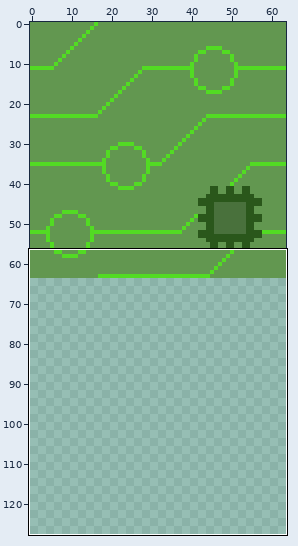
Sprite sheet: game/Assets/Textures/Motherboard_Tile_1.png. Above: a wide view before the commit, with the close-up outlined.
Close-up. First the earlier version:
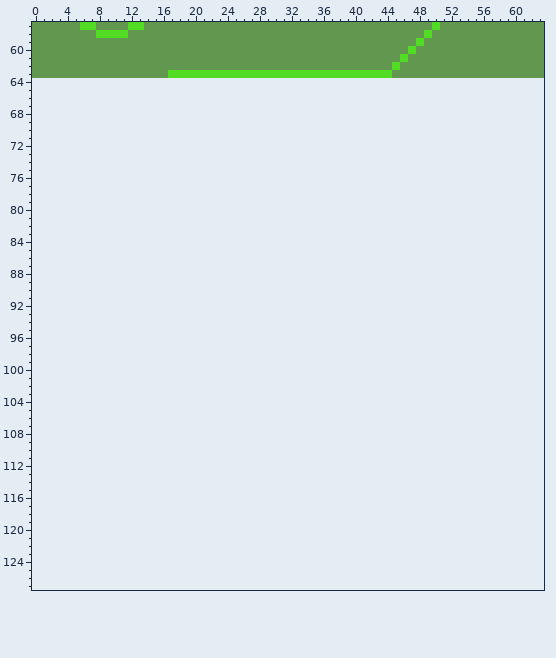
The file is 64x64 pixels. Shown: x 0..63, y 57..127. The old version is drawn lined up with the new one, on the new canvas.
Now the later version:
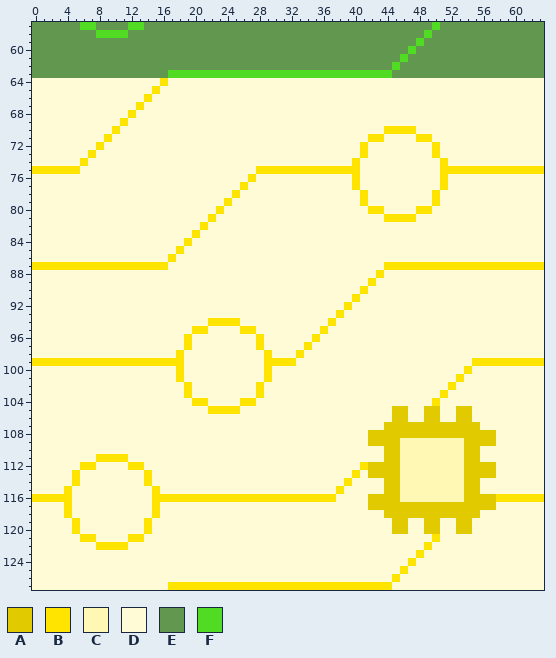
Palette (. is transparent): A #e2ca00  B #ffe400  C #fff8b5  D #fffbd6  E #629750  F #52db23
Diff:
canvas 64x64 -> 64x128
Changed rows in their new state; - is an unchanged pixel.
first column x 0:
 64 DDDDDDDDDDDDDDDDBDDDDDDDDDDDDDDDDDDDDDDDDDDDDDDDDDDDDDDDDDDDDDDD
 65 DDDDDDDDDDDDDDDBDDDDDDDDDDDDDDDDDDDDDDDDDDDDDDDDDDDDDDDDDDDDDDDD
 66 DDDDDDDDDDDDDDBDDDDDDDDDDDDDDDDDDDDDDDDDDDDDDDDDDDDDDDDDDDDDDDDD
 67 DDDDDDDDDDDDDBDDDDDDDDDDDDDDDDDDDDDDDDDDDDDDDDDDDDDDDDDDDDDDDDDD
 68 DDDDDDDDDDDDBDDDDDDDDDDDDDDDDDDDDDDDDDDDDDDDDDDDDDDDDDDDDDDDDDDD
 69 DDDDDDDDDDDBDDDDDDDDDDDDDDDDDDDDDDDDDDDDDDDDDDDDDDDDDDDDDDDDDDDD
 70 DDDDDDDDDDBDDDDDDDDDDDDDDDDDDDDDDDDDDDDDDDDDBBBBDDDDDDDDDDDDDDDD
 71 DDDDDDDDDBDDDDDDDDDDDDDDDDDDDDDDDDDDDDDDDDBBDDDDBBDDDDDDDDDDDDDD
 72 DDDDDDDDBDDDDDDDDDDDDDDDDDDDDDDDDDDDDDDDDBDDDDDDDDBDDDDDDDDDDDDD
 73 DDDDDDDBDDDDDDDDDDDDDDDDDDDDDDDDDDDDDDDDDBDDDDDDDDBDDDDDDDDDDDDD
 74 DDDDDDBDDDDDDDDDDDDDDDDDDDDDDDDDDDDDDDDDBDDDDDDDDDDBDDDDDDDDDDDD
 75 BBBBBBDDDDDDDDDDDDDDDDDDDDDDBBBBBBBBBBBBBDDDDDDDDDDBBBBBBBBBBBBB
 76 DDDDDDDDDDDDDDDDDDDDDDDDDDDBDDDDDDDDDDDDBDDDDDDDDDDBDDDDDDDDDDDD
 77 DDDDDDDDDDDDDDDDDDDDDDDDDDBDDDDDDDDDDDDDBDDDDDDDDDDBDDDDDDDDDDDD
 78 DDDDDDDDDDDDDDDDDDDDDDDDDBDDDDDDDDDDDDDDDBDDDDDDDDBDDDDDDDDDDDDD
 79 DDDDDDDDDDDDDDDDDDDDDDDDBDDDDDDDDDDDDDDDDBDDDDDDDDBDDDDDDDDDDDDD
 80 DDDDDDDDDDDDDDDDDDDDDDDBDDDDDDDDDDDDDDDDDDBBDDDDBBDDDDDDDDDDDDDD
 81 DDDDDDDDDDDDDDDDDDDDDDBDDDDDDDDDDDDDDDDDDDDDBBBBDDDDDDDDDDDDDDDD
 82 DDDDDDDDDDDDDDDDDDDDDBDDDDDDDDDDDDDDDDDDDDDDDDDDDDDDDDDDDDDDDDDD
 83 DDDDDDDDDDDDDDDDDDDDBDDDDDDDDDDDDDDDDDDDDDDDDDDDDDDDDDDDDDDDDDDD
 84 DDDDDDDDDDDDDDDDDDDBDDDDDDDDDDDDDDDDDDDDDDDDDDDDDDDDDDDDDDDDDDDD
 85 DDDDDDDDDDDDDDDDDDBDDDDDDDDDDDDDDDDDDDDDDDDDDDDDDDDDDDDDDDDDDDDD
 86 DDDDDDDDDDDDDDDDDBDDDDDDDDDDDDDDDDDDDDDDDDDDDDDDDDDDDDDDDDDDDDDD
 87 BBBBBBBBBBBBBBBBBDDDDDDDDDDDDDDDDDDDDDDDDDDDBBBBBBBBBBBBBBBBBBBB
 88 DDDDDDDDDDDDDDDDDDDDDDDDDDDDDDDDDDDDDDDDDDDBDDDDDDDDDDDDDDDDDDDD
 89 DDDDDDDDDDDDDDDDDDDDDDDDDDDDDDDDDDDDDDDDDDBDDDDDDDDDDDDDDDDDDDDD
 90 DDDDDDDDDDDDDDDDDDDDDDDDDDDDDDDDDDDDDDDDDBDDDDDDDDDDDDDDDDDDDDDD
 91 DDDDDDDDDDDDDDDDDDDDDDDDDDDDDDDDDDDDDDDDBDDDDDDDDDDDDDDDDDDDDDDD
 92 DDDDDDDDDDDDDDDDDDDDDDDDDDDDDDDDDDDDDDDBDDDDDDDDDDDDDDDDDDDDDDDD
 93 DDDDDDDDDDDDDDDDDDDDDDDDDDDDDDDDDDDDDDBDDDDDDDDDDDDDDDDDDDDDDDDD
 94 DDDDDDDDDDDDDDDDDDDDDDBBBBDDDDDDDDDDDBDDDDDDDDDDDDDDDDDDDDDDDDDD
 95 DDDDDDDDDDDDDDDDDDDDBBDDDDBBDDDDDDDDBDDDDDDDDDDDDDDDDDDDDDDDDDDD
 96 DDDDDDDDDDDDDDDDDDDBDDDDDDDDBDDDDDDBDDDDDDDDDDDDDDDDDDDDDDDDDDDD
 97 DDDDDDDDDDDDDDDDDDDBDDDDDDDDBDDDDDBDDDDDDDDDDDDDDDDDDDDDDDDDDDDD
 98 DDDDDDDDDDDDDDDDDDBDDDDDDDDDDBDDDBDDDDDDDDDDDDDDDDDDDDDDDDDDDDDD
 99 BBBBBBBBBBBBBBBBBBBDDDDDDDDDDBBBBDDDDDDDDDDDDDDDDDDDDDDBBBBBBBBB
100 DDDDDDDDDDDDDDDDDDBDDDDDDDDDDBDDDDDDDDDDDDDDDDDDDDDDDDBDDDDDDDDD
101 DDDDDDDDDDDDDDDDDDBDDDDDDDDDDBDDDDDDDDDDDDDDDDDDDDDDDBDDDDDDDDDD
102 DDDDDDDDDDDDDDDDDDDBDDDDDDDDBDDDDDDDDDDDDDDDDDDDDDDDBDDDDDDDDDDD
103 DDDDDDDDDDDDDDDDDDDBDDDDDDDDBDDDDDDDDDDDDDDDDDDDDDDBDDDDDDDDDDDD
104 DDDDDDDDDDDDDDDDDDDDBBDDDDBBDDDDDDDDDDDDDDDDDDDDDDBDDDDDDDDDDDDD
105 DDDDDDDDDDDDDDDDDDDDDDBBBBDDDDDDDDDDDDDDDDDDDAADDAADDAADDDDDDDDD
106 DDDDDDDDDDDDDDDDDDDDDDDDDDDDDDDDDDDDDDDDDDDDDAADDAADDAADDDDDDDDD
107 DDDDDDDDDDDDDDDDDDDDDDDDDDDDDDDDDDDDDDDDDDDDAAAAAAAAAAAADDDDDDDD
108 DDDDDDDDDDDDDDDDDDDDDDDDDDDDDDDDDDDDDDDDDDAAAAAAAAAAAAAAAADDDDDD
109 DDDDDDDDDDDDDDDDDDDDDDDDDDDDDDDDDDDDDDDDDDAAAACCCCCCCCAAAADDDDDD
110 DDDDDDDDDDDDDDDDDDDDDDDDDDDDDDDDDDDDDDDDDDDDAACCCCCCCCAADDDDDDDD
111 DDDDDDDDBBBBDDDDDDDDDDDDDDDDDDDDDDDDDDDDDDDDAACCCCCCCCAADDDDDDDD
112 DDDDDDBBDDDDBBDDDDDDDDDDDDDDDDDDDDDDDDDDDBAAAACCCCCCCCAAAADDDDDD
113 DDDDDBDDDDDDDDBDDDDDDDDDDDDDDDDDDDDDDDDDBDAAAACCCCCCCCAAAADDDDDD
114 DDDDDBDDDDDDDDBDDDDDDDDDDDDDDDDDDDDDDDDBDDDDAACCCCCCCCAADDDDDDDD
115 DDDDBDDDDDDDDDDBDDDDDDDDDDDDDDDDDDDDDDBDDDDDAACCCCCCCCAADDDDDDDD
116 BBBBBDDDDDDDDDDBBBBBBBBBBBBBBBBBBBBBBBDDDDAAAACCCCCCCCAAAABBBBBB
117 DDDDBDDDDDDDDDDBDDDDDDDDDDDDDDDDDDDDDDDDDDAAAAAAAAAAAAAAAADDDDDD
118 DDDDBDDDDDDDDDDBDDDDDDDDDDDDDDDDDDDDDDDDDDDDAAAAAAAAAAAADDDDDDDD
119 DDDDDBDDDDDDDDBDDDDDDDDDDDDDDDDDDDDDDDDDDDDDDAADDAADDAADDDDDDDDD
120 DDDDDBDDDDDDDDBDDDDDDDDDDDDDDDDDDDDDDDDDDDDDDAADDAADDAADDDDDDDDD
121 DDDDDDBBDDDDBBDDDDDDDDDDDDDDDDDDDDDDDDDDDDDDDDDDDDBDDDDDDDDDDDDD
122 DDDDDDDDBBBBDDDDDDDDDDDDDDDDDDDDDDDDDDDDDDDDDDDDDBDDDDDDDDDDDDDD
123 DDDDDDDDDDDDDDDDDDDDDDDDDDDDDDDDDDDDDDDDDDDDDDDDBDDDDDDDDDDDDDDD
124 DDDDDDDDDDDDDDDDDDDDDDDDDDDDDDDDDDDDDDDDDDDDDDDBDDDDDDDDDDDDDDDD
125 DDDDDDDDDDDDDDDDDDDDDDDDDDDDDDDDDDDDDDDDDDDDDDBDDDDDDDDDDDDDDDDD
126 DDDDDDDDDDDDDDDDDDDDDDDDDDDDDDDDDDDDDDDDDDDDDBDDDDDDDDDDDDDDDDDD
127 DDDDDDDDDDDDDDDDDBBBBBBBBBBBBBBBBBBBBBBBBBBBBDDDDDDDDDDDDDDDDDDD
